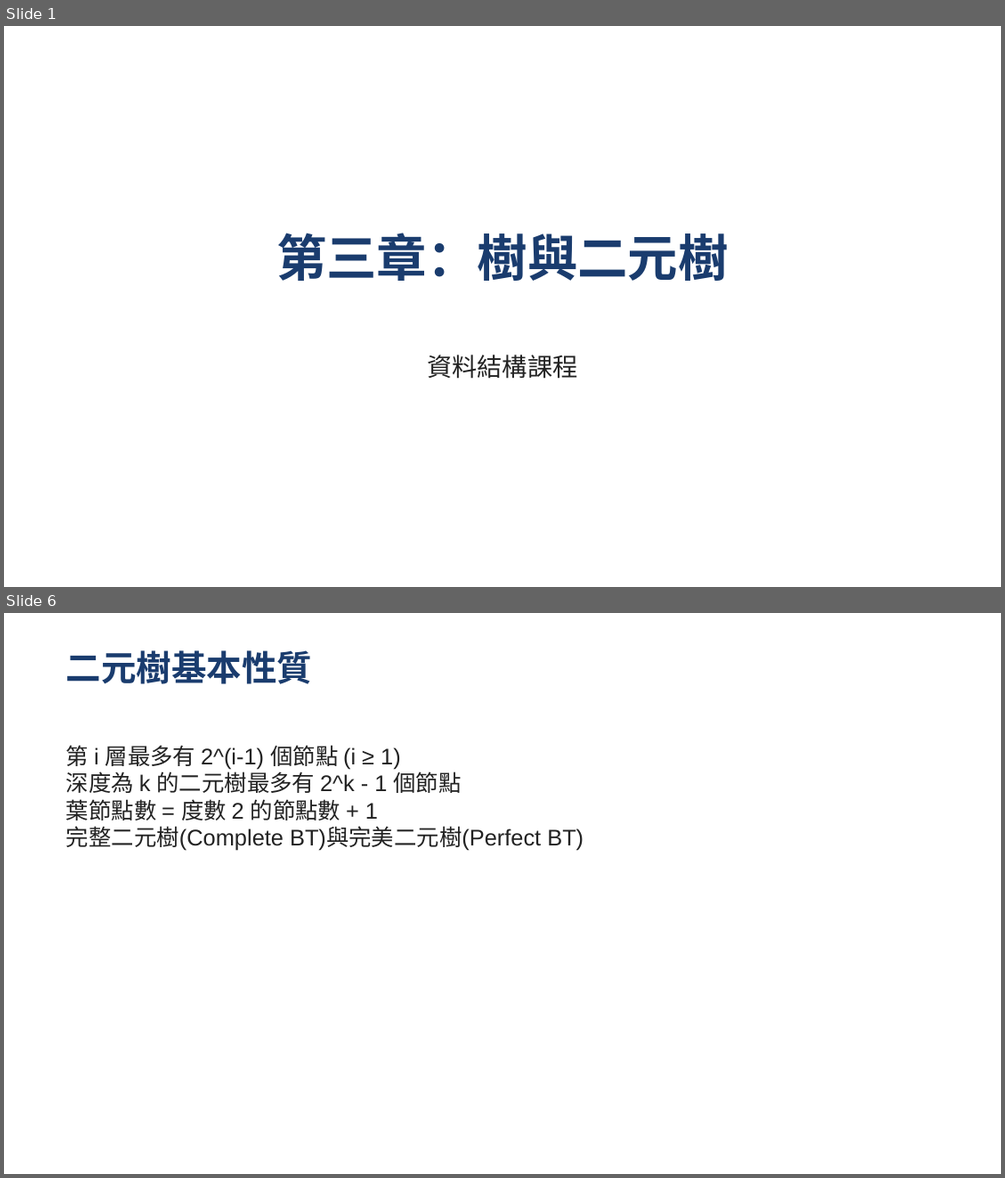
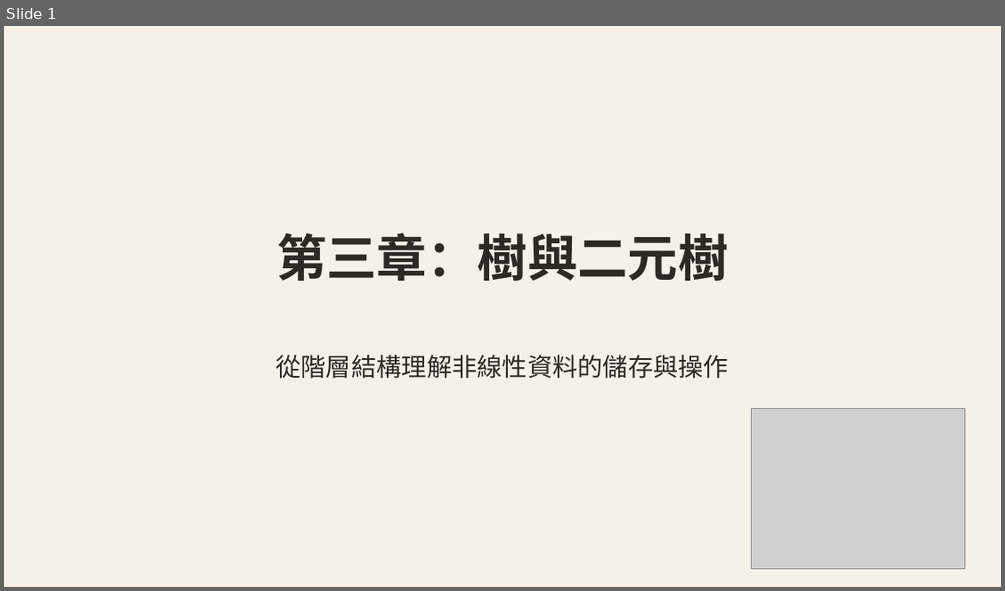
Before and after one commit to FantasySakura0515/ODForge, a slide deck: odforge/demo/tree.odp. Shown one above the other, each under a label of ours: slides 1 and 6 before the commit, slide 1 after it; the slides between them are not shown. The pictures are 1005x1178 and 1005x591 pixels, drawn with LibreOffice and Linux fonts; fonts in the diff are those of the drawing; grey boxes stand for pictures. Boxes give left, top, right and bottom in pixels: in the first picture for what was removed or moved away, otherwise in the second. Text is boxed around its words. In the diff, an @@ line names an element or a change of style, - is before the commit and + after.

```diff
--- a/odforge/demo/tree.odp
+++ b/odforge/demo/tree.odp
@@ slide 6 removed at [4,613,1001,1174], background #FFFFFF @@
@@ text removed at [66,650,312,684] @@
-二元樹基本性質
@@ text removed at [66,745,583,851] @@
-第 i 層最多有 2^(i-1) 個節點 (i ≥ 1)
-深度為 k 的二元樹最多有 2^k - 1 個節點
-葉節點數 = 度數 2 的節點數 + 1
-完整二元樹(Complete BT)與完美二元樹(Perfect BT)
@@ slide 1 changed as well @@
@@ background #FFFFFF to #F5F0E8 @@
@@ text "第三章：樹與二元樹" at [276,232,728,281]: text colour #1A3C6E to #2D2A24 @@
@@ text at [275,354,728,378]: text changed; text colour #222222 to #2D2A24 @@
-資料結構課程
+從階層結構理解非線性資料的儲存與操作
@@ picture added at [752,409,965,569] @@
```
Also in this commit, not shown: 3 other slides changed, 15 slides added, 10 other slides removed, 1 other file.
